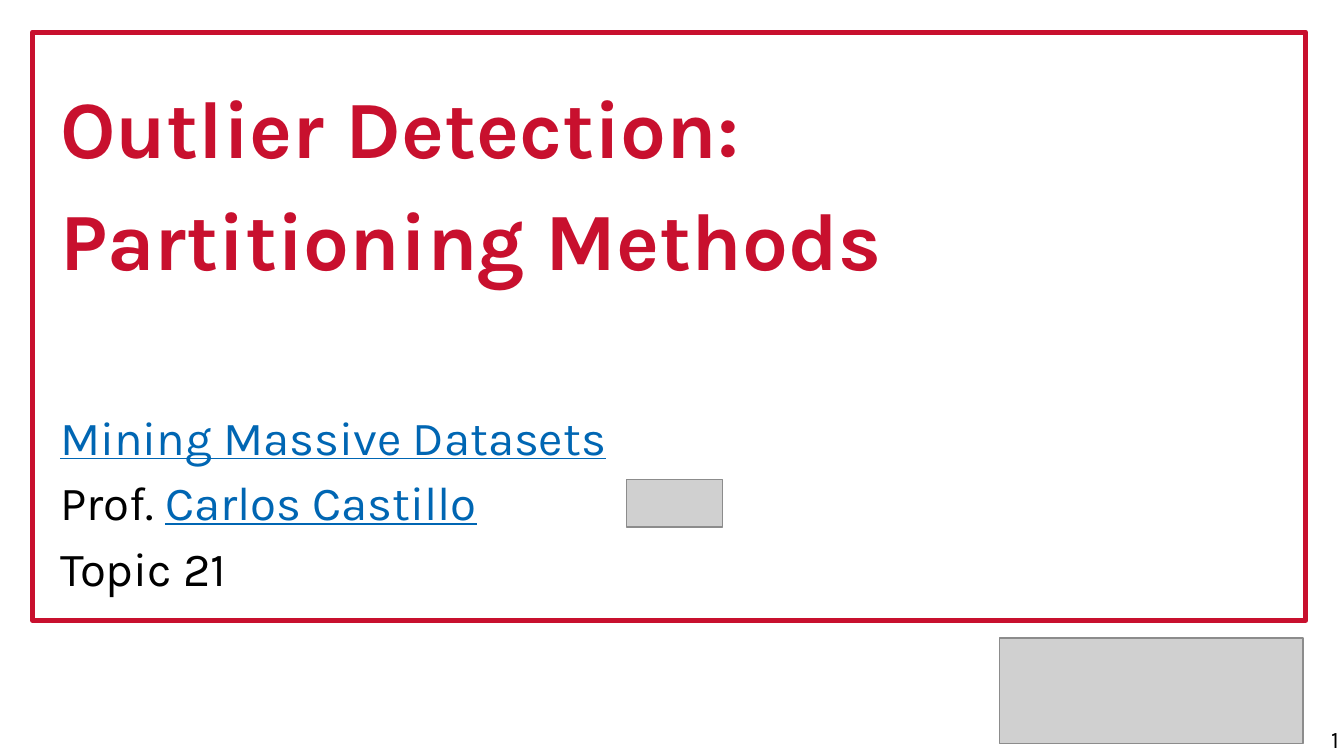
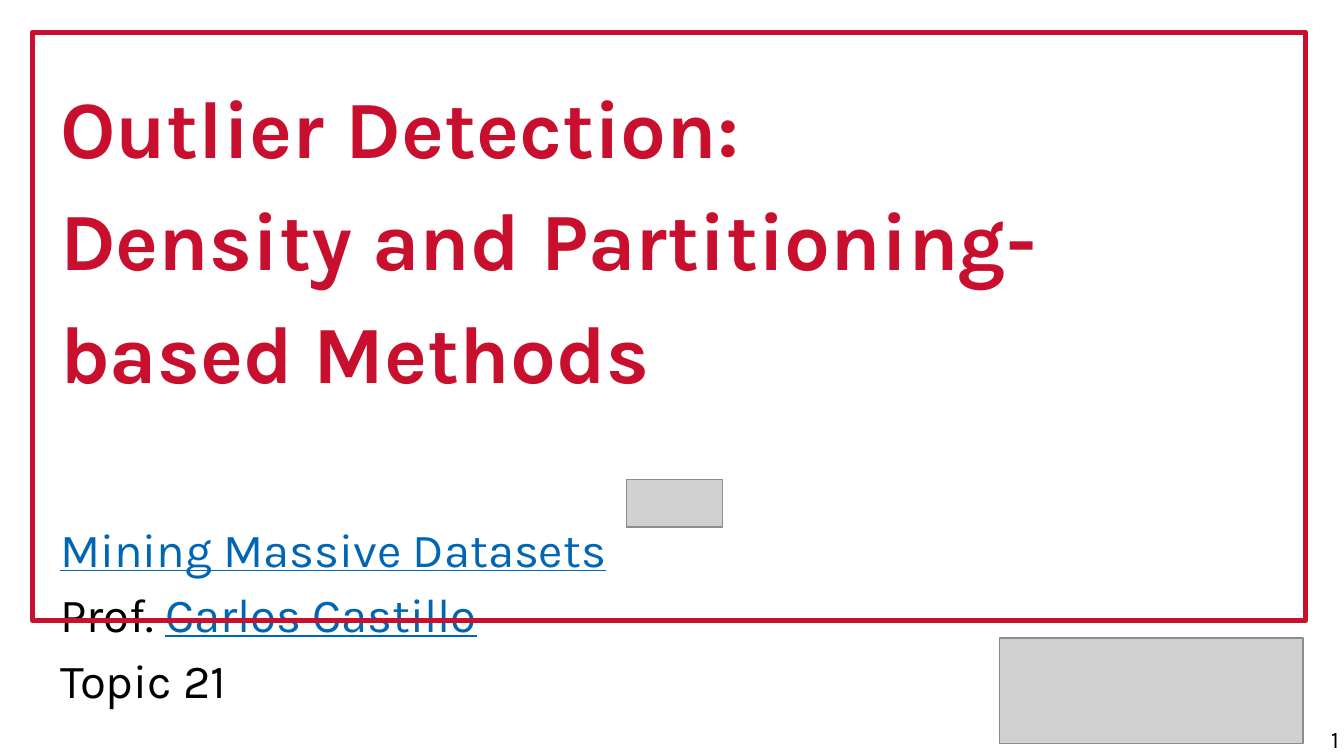
Before and after one commit to marco-calautti/data-mining-course, a slide deck: slide 1 of theory/odp/tt21_outliers_isolation.odp. Drawn at 1344x756 pixels with LibreOffice and Linux fonts; fonts in the diff are those of the drawing; grey boxes stand for pictures. Boxes give left, top, right and bottom in pixels: in the first picture for what was removed or moved away, otherwise in the second. Text is boxed around its words. In the diff, an @@ line names an element or a change of style, - is before the commit and + after.

```diff
--- a/theory/odp/tt21_outliers_isolation.odp
+++ b/theory/odp/tt21_outliers_isolation.odp
@@ text at [60,212,1036,384]: text changed @@
-Partitioning Methods
+Density and Partitioning-based Methods
```
Also in this commit, not shown: 10 other slides changed, 9 slides added, 1 slide removed, 2 other files.
